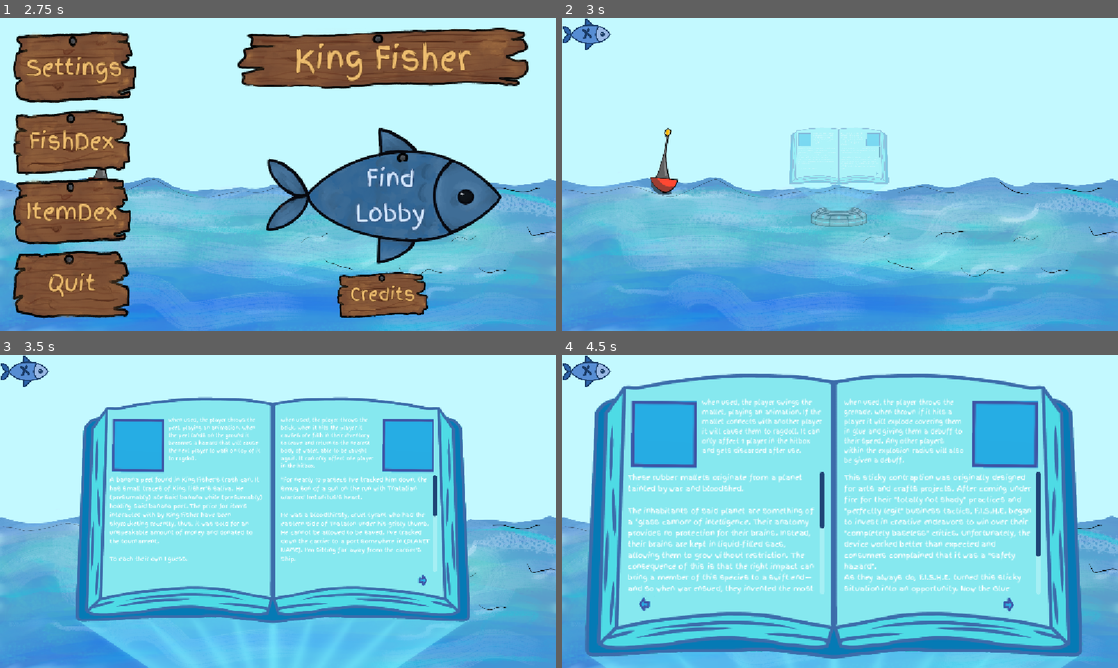
Above: before the commit, frames 1-4 (two rows, left to right).
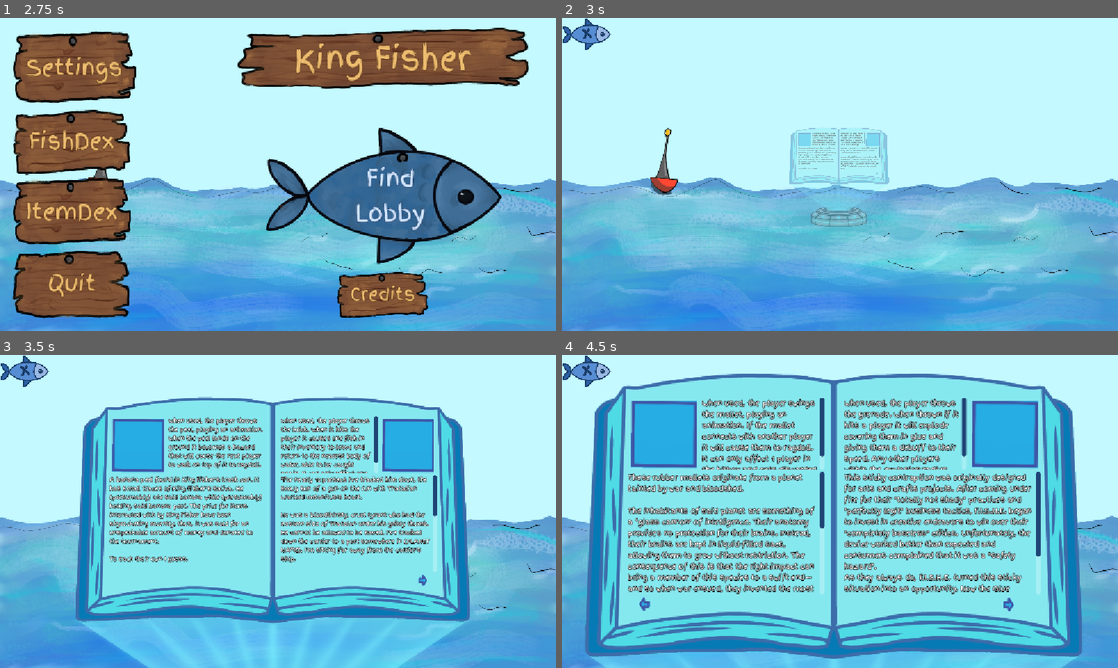
Above: after the commit, the same moments.

Repository: gmuGADIG/King-Fisher
Game: Godot game, scene res://ui/main_menu/main_menu.tscn
The game is run twice, just before and just after one commit, with the same random seed, the same clock (stepped at 60 frames per second) and the same inputs. Sound files missing from this copy of the repository are replaced by a short silence.
Inputs (mouse positions are in pixels of both pictures, inside the frame that each line leads up to):
- Up to frame 1 (2.75 s): click "FishDex" at 0.5 s; click "->" at 1.25 s; click (22, 33) at 2 s
- Up to frame 2 (3 s): click "ItemDex" at 2.75 s
- Up to frame 3 (3.5 s): no input
- Up to frame 4 (4.5 s): tap Enter (debug_test1) at 3.5 s; move the mouse to (962, 495) at 3.52 s; press the mouse at (962, 495) at 3.53 s; hold Right 3.53-4.25 s; tap Space (jump) at 3.77 s; release the mouse at (962, 495) at 4.25 s; click (1023, 605) at 4.25 s

Frame 1 is identical in both runs. In frame 2, 0.4% of the frame differs, in the area x 42-57%, y 36-49%; in frame 3, 8.9%; in frame 4, 17%, in the area x 11-85%, y 13-77%.

Commit message:
adjusted font settings to make itemdex more readable

Diff:
--- a/ui/itemdex/itemdex.tscn
+++ b/ui/itemdex/itemdex.tscn
@@ -142,14 +142,18 @@
 size_flags_horizontal = 3
 size_flags_vertical = 3
 theme = ExtResource("13_as6mg")
-theme_override_fonts/normal_font = ExtResource("14_gb0db")
-theme_override_font_sizes/normal_font_size = 13
+theme_override_colors/font_outline_color = Color(0, 0, 0, 1)
+theme_override_constants/outline_size = 3
+theme_override_fonts/normal_font = ExtResource("14_gb0db")
+theme_override_font_sizes/normal_font_size = 15
 
 [node name="Lore" type="RichTextLabel" parent="Background/Item1Container" unique_id=1977059269]
 custom_minimum_size = Vector2(135, 50)
 layout_mode = 2
 size_flags_vertical = 3
 theme = ExtResource("13_as6mg")
+theme_override_colors/font_outline_color = Color(0, 0, 0, 1)
+theme_override_constants/outline_size = 3
 theme_override_fonts/normal_font = ExtResource("14_gb0db")
 theme_override_font_sizes/normal_font_size = 15
 
@@ -212,8 +216,10 @@
 size_flags_horizontal = 3
 size_flags_vertical = 3
 theme = ExtResource("13_as6mg")
-theme_override_fonts/normal_font = ExtResource("14_gb0db")
-theme_override_font_sizes/normal_font_size = 13
+theme_override_colors/font_outline_color = Color(0, 0, 0, 1)
+theme_override_constants/outline_size = 3
+theme_override_fonts/normal_font = ExtResource("14_gb0db")
+theme_override_font_sizes/normal_font_size = 15
 
 [node name="Box" type="TextureRect" parent="Background/Item2Container/HBoxContainer" unique_id=1788041510]
 custom_minimum_size = Vector2(150, 150)
@@ -239,6 +245,8 @@
 layout_mode = 2
 size_flags_vertical = 3
 theme = ExtResource("13_as6mg")
+theme_override_colors/font_outline_color = Color(0, 0, 0, 1)
+theme_override_constants/outline_size = 3
 theme_override_fonts/normal_font = ExtResource("14_gb0db")
 theme_override_font_sizes/normal_font_size = 15
 
